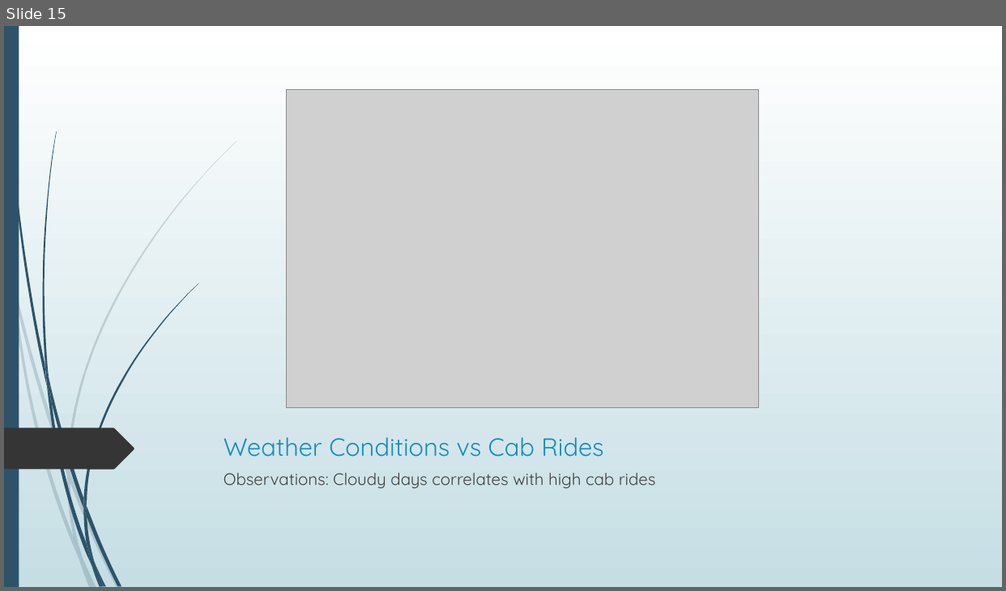
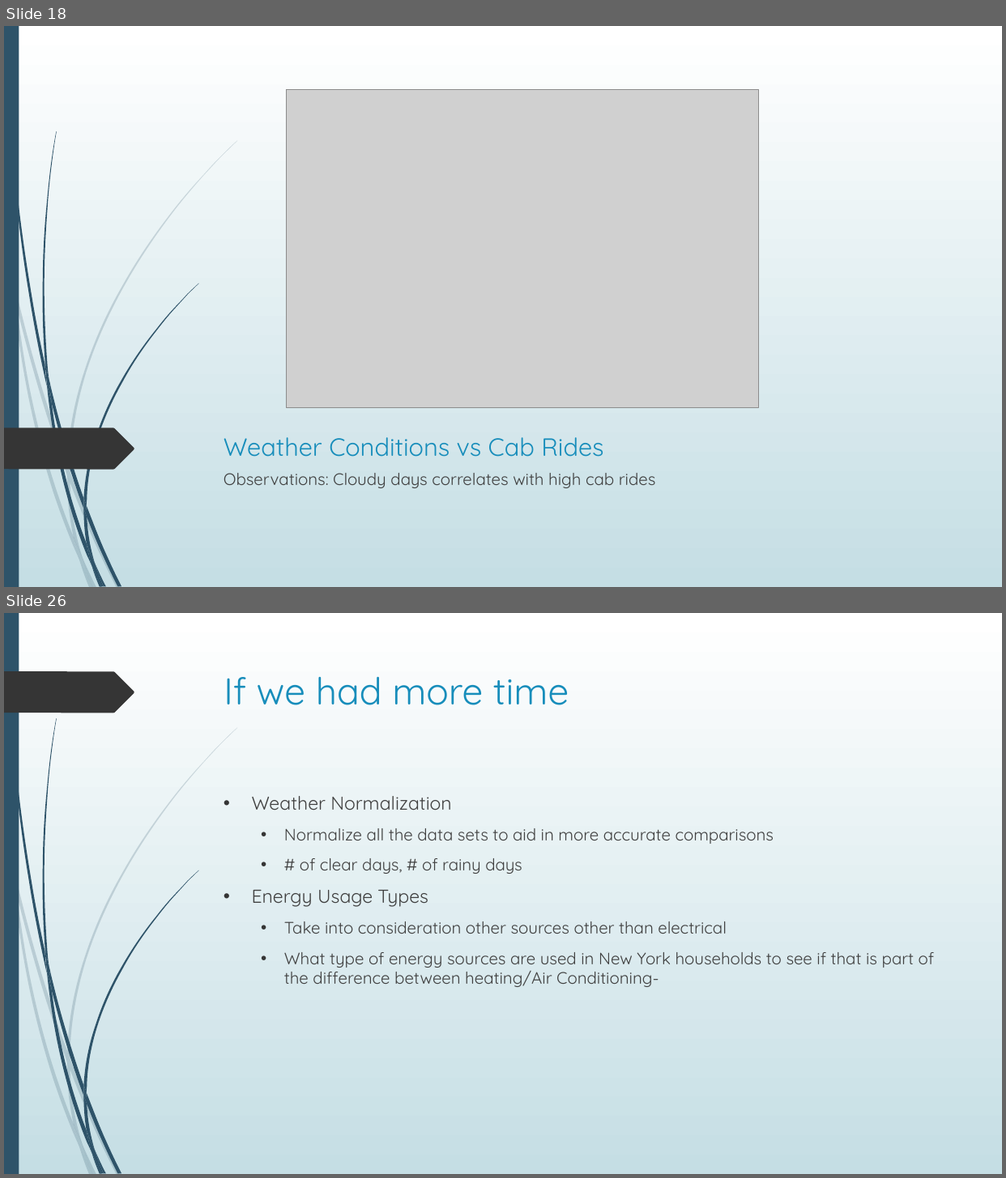
Before and after one commit to AmitChoudhary1392/Project-1_Team6, a slide deck: Project 1 - Group 6 Presentation.pptx. Shown one above the other, each under a label of ours: slide 15 before the commit, slides 18 and 26 after it; the slides between them are not shown. The pictures are 1006x591 and 1006x1178 pixels, drawn with LibreOffice and Linux fonts; fonts in the diff are those of the drawing; grey boxes stand for pictures. Boxes give left, top, right and bottom in pixels: in the first picture for what was removed or moved away, otherwise in the second. Text is boxed around its words. In the diff, an @@ line names an element or a change of style, - is before the commit and + after.

```diff
--- a/Project 1 - Group 6 Presentation.pptx
+++ b/Project 1 - Group 6 Presentation.pptx
@@ slide 26 added at (4,613,1002,1174), background gradient #FFFFFF to #C5DEE5; not listed: 23 template elements that a slide beside it also shows @@
@@ freeform shape added at (4,671,134,713), fill #353535 @@
@@ title added at (224,677,569,705), 36 pt, text #178DBB @@
+If we had more time
@@ text added at (252,796,934,987), 16 pt, text #404040 @@
+• Weather Normalization
+  • Normalize all the data sets to aid in more accurate comparisons
+  • # of clear days, # of rainy days
+• Energy Usage Types
+  • Take into consideration other sources other than electrical
+  • What type of energy sources are used in New York households to see if that is part of the difference between heating/Air Conditioning-
@@ what was slide 15 is now slide 18 @@
```
Also in this commit, not shown: 3 slides changed, 11 other slides added.
